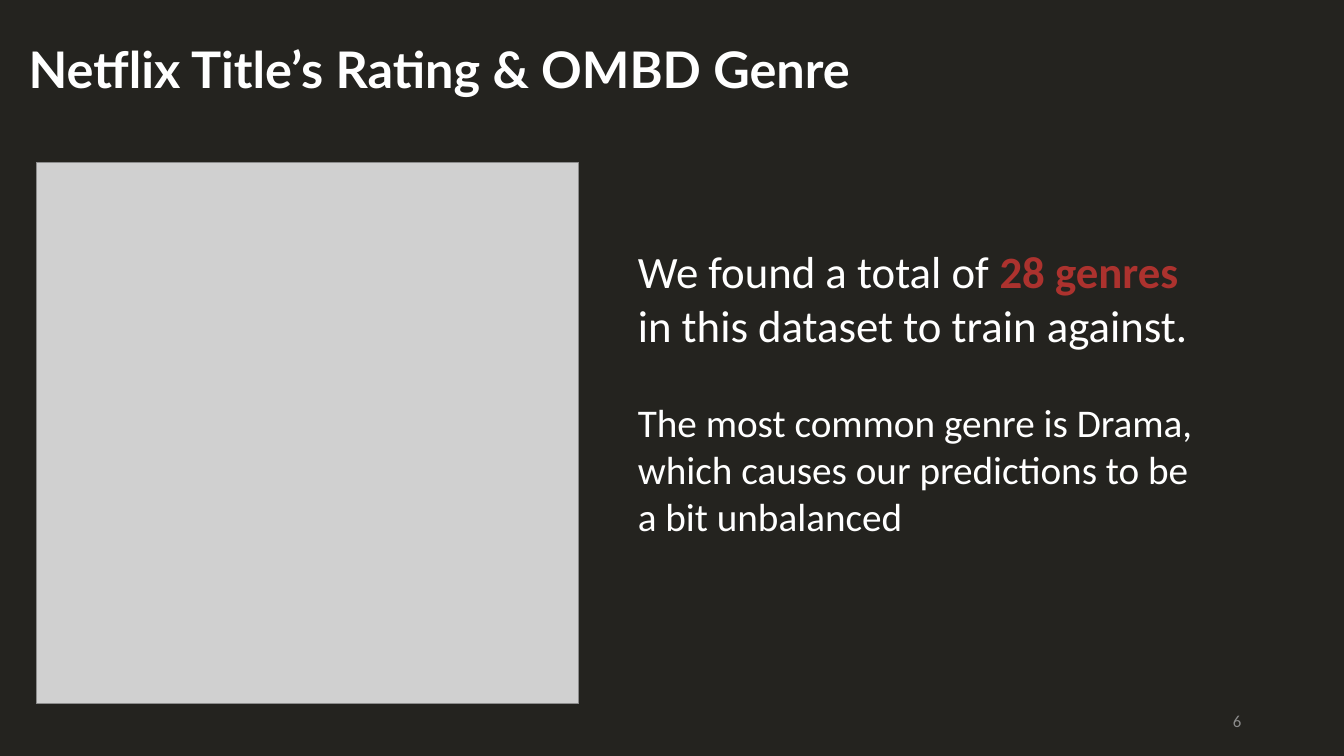
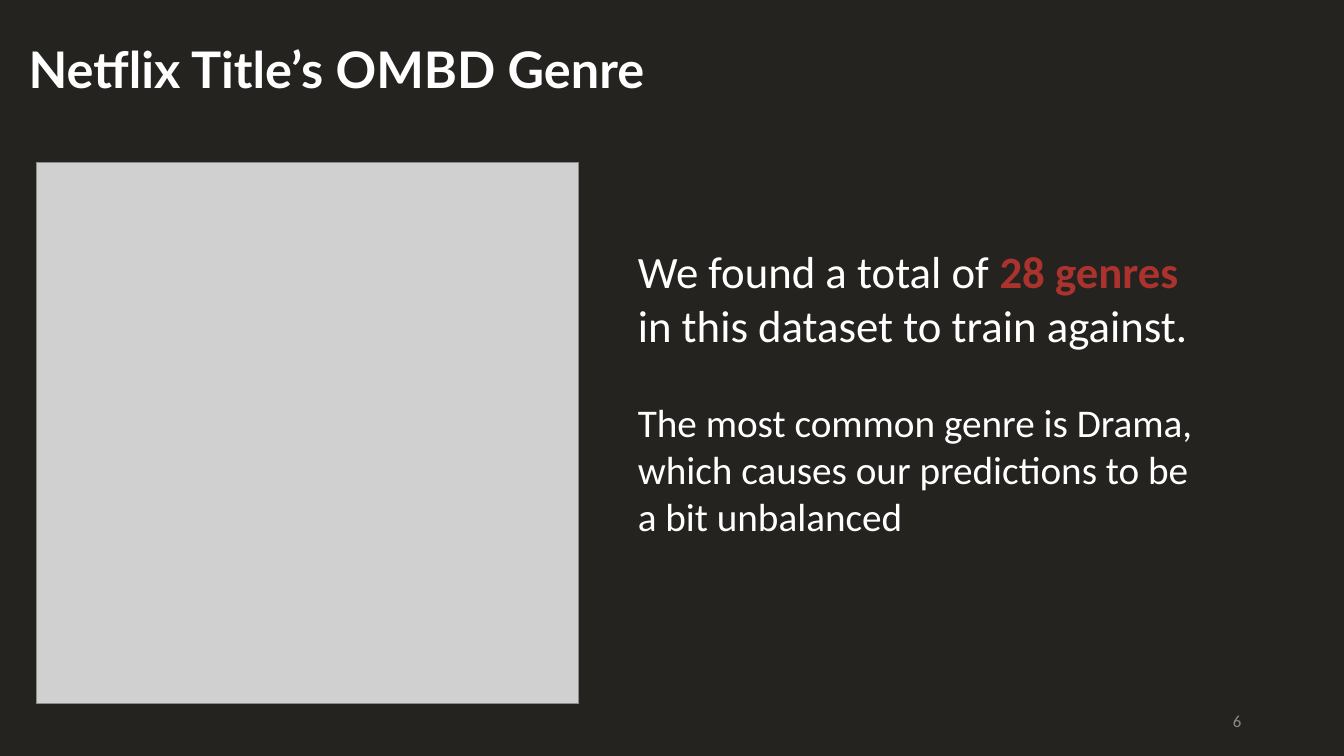
Before and after one commit to HaifaNajdawi/The_big_chill, a slide deck: slide 6 of Final_Report_Out_Presentation.pptx. Drawn at 1344x756 pixels with LibreOffice and Linux fonts; fonts in the diff are those of the drawing; grey boxes stand for pictures. Boxes give left, top, right and bottom in pixels: in the first picture for what was removed or moved away, otherwise in the second. Text is boxed around its words. In the diff, an @@ line names an element or a change of style, - is before the commit and + after.

```diff
--- a/Final_Report_Out_Presentation.pptx
+++ b/Final_Report_Out_Presentation.pptx
@@ text at <box>29,49,645,89</box>: text changed @@
-Netflix Title’s Rating & OMBD Genre
+Netflix Title’s OMBD Genre
```
Also in this commit, not shown: 10 other slides changed, 4 slides added, 1 slide removed.
